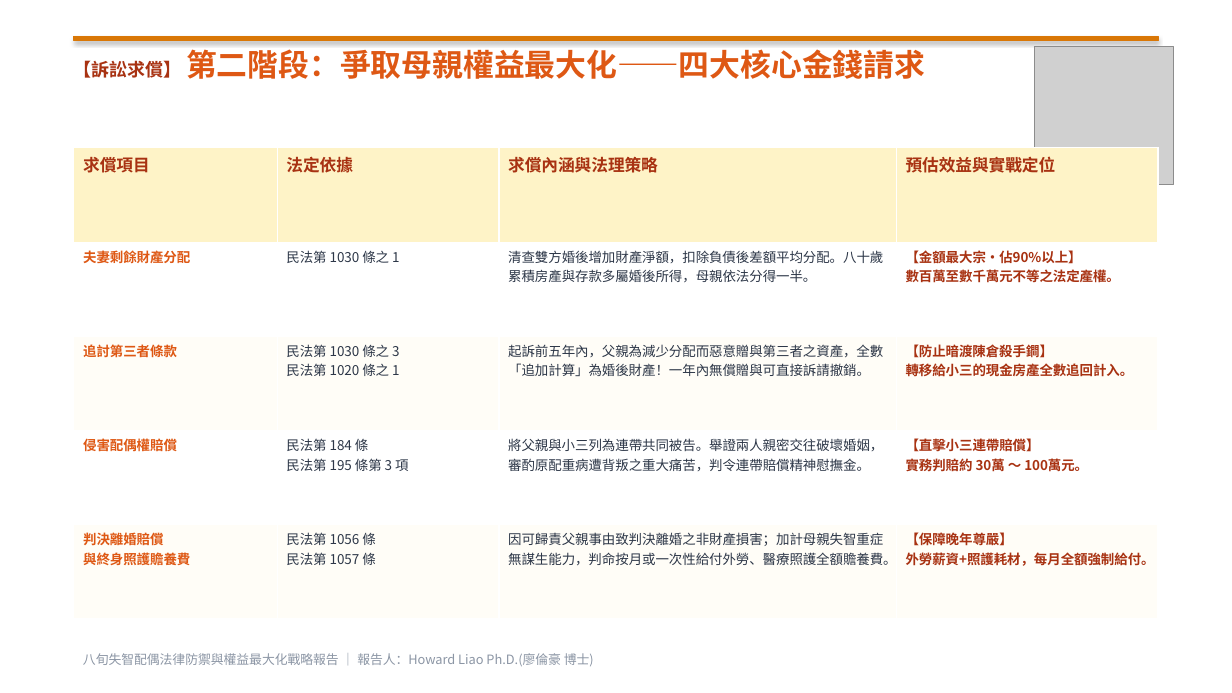
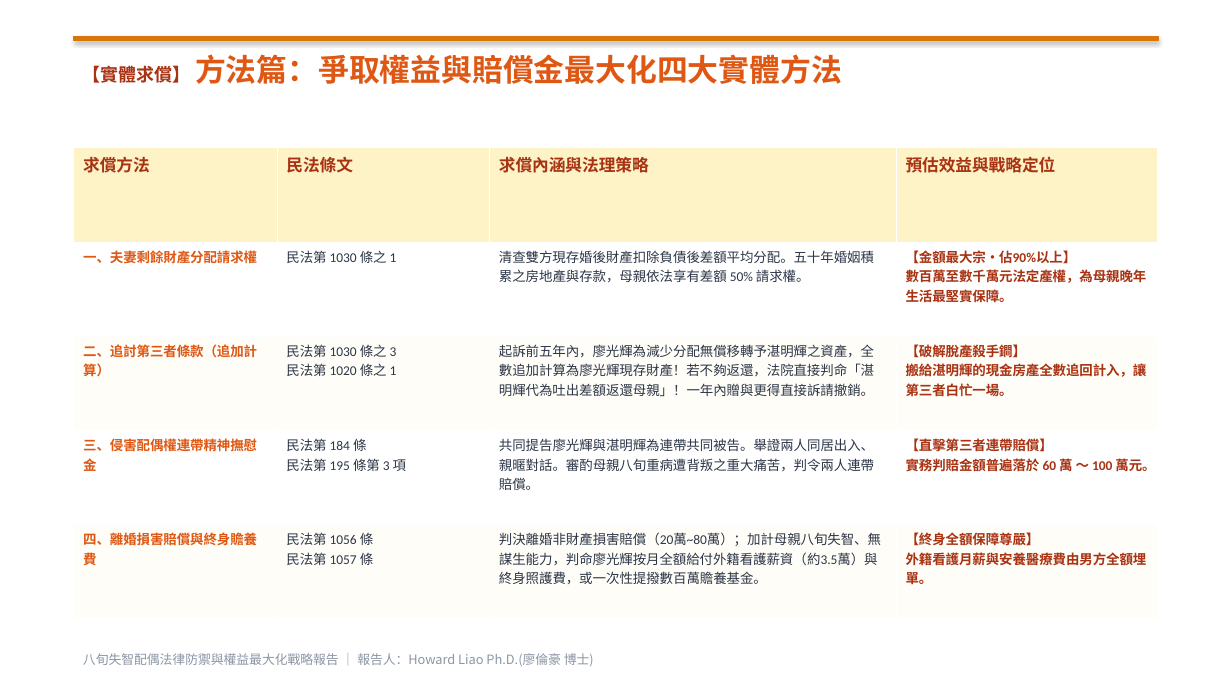
Before and after one commit to HowardLiao/HermesAgent, a slide deck: slide 4 of 3.住/legal_strategy_presentation.pptx (slide 5 before the commit). Drawn at 1232x693 pixels with LibreOffice and Linux fonts; fonts in the diff are those of the drawing; grey boxes stand for pictures. Boxes give left, top, right and bottom in pixels: in the first picture for what was removed or moved away, otherwise in the second. Text is boxed around its words. In the diff, an @@ line names an element or a change of style, - is before the commit and + after.

```diff
--- a/3.住/legal_strategy_presentation.pptx
+++ b/3.住/legal_strategy_presentation.pptx
@@ text at <box>83,54,842,84</box>: text changed @@
-【訴訟求償】 第二階段：爭取母親權益最大化——四大核心金錢請求
+【實體求償】 方法篇：爭取權益與賠償金最大化四大實體方法
@@ picture removed at <box>1035,46,1174,185</box> @@
@@ table at <box>74,148,1158,619</box> @@
-row 1: 求償項目 | 法定依據 | 求償內涵與法理策略 | 預估效益與實戰定位
+row 1: 求償方法 | 民法條文 | 求償內涵與法理策略 | 預估效益與戰略定位
-row 2: 夫妻剩餘財產分配 | 民法第 1030 條之 1 | 清查雙方婚後增加財產淨額，扣除負債後差額平均分配。八十歲累積房產與存款多屬婚後所得，母親依法分得一半。 | 【金額最大宗・佔90%以上】 數百萬至數千萬元不等之法定產權。
+row 2: 一、夫妻剩餘財產分配請求權 | 民法第 1030 條之 1 | 清查雙方現存婚後財產扣除負債後差額平均分配。五十年婚姻積累之房地產與存款，母親依法享有差額 50% 請求權。 | 【金額最大宗・佔90%以上】 數百萬至數千萬元法定產權，為母親晚年生活最堅實保障。
-row 3: 追討第三者條款 | 民法第 1030 條之 3 民法第 1020 條之 1 | 起訴前五年內，父親為減少分配而惡意贈與第三者之資產，全數「追加計算」為婚後財產！一年內無償贈與可直接訴請撤銷。 | 【防止暗渡陳倉殺手鐧】 轉移給小三的現金房產全數追回計入。
+row 3: 二、追討第三者條款（追加計算） | 民法第 1030 條之 3 民法第 1020 條之 1 | 起訴前五年內，廖光輝為減少分配無償移轉予湛明輝之資產，全數追加計算為廖光輝現存財產！若不夠返還，法院直接判命「湛明輝代為吐出差額返還母親」！一年內贈與更得直接訴請撤銷。 | 【破解脫產殺手鐧】 搬給湛明輝的現金房產全數追回計入，讓第三者白忙一場。
-row 4: 侵害配偶權賠償 | 民法第 184 條 民法第 195 條第 3 項 | 將父親與小三列為連帶共同被告。舉證兩人親密交往破壞婚姻，審酌原配重病遭背叛之重大痛苦，判令連帶賠償精神慰撫金。 | 【直擊小三連帶賠償】 實務判賠約 30萬 ～ 100萬元。
+row 4: 三、侵害配偶權連帶精神撫慰金 | 民法第 184 條 民法第 195 條第 3 項 | 共同提告廖光輝與湛明輝為連帶共同被告。舉證兩人同居出入、親暱對話。審酌母親八旬重病遭背叛之重大痛苦，判令兩人連帶賠償。 | 【直擊第三者連帶賠償】 實務判賠金額普遍落於 60 萬 ～ 100 萬元。
-row 5: 判決離婚賠償 與終身照護贍養費 | 民法第 1056 條 民法第 1057 條 | 因可歸責父親事由致判決離婚之非財產損害；加計母親失智重症無謀生能力，判命按月或一次性給付外勞、醫療照護全額贍養費。 | 【保障晚年尊嚴】 外勞薪資+照護耗材，每月全額強制給付。
+row 5: 四、離婚損害賠償與終身贍養費 | 民法第 1056 條 民法第 1057 條 | 判決離婚非財產損害賠償（20萬~80萬）；加計母親八旬失智、無謀生能力，判命廖光輝按月全額給付外籍看護薪資（約3.5萬）與終身照護費，或一次性提撥數百萬贍養基金。 | 【終身全額保障尊嚴】 外籍看護月薪與安養醫療費由男方全額埋單。
@@ font Noto Sans CJK SC to Calibri in "求償內涵與法理策略", "民法第 1030 條之 1", "民法第 1030 條之 3 民法第 1020 條之 ...", "民法第 184 條 民法第 195 條第 3 ..." and 1 more places @@
```
Also in this commit, not shown: 2 other slides changed, 2 slides added, 4 slides removed, 3 other files.
